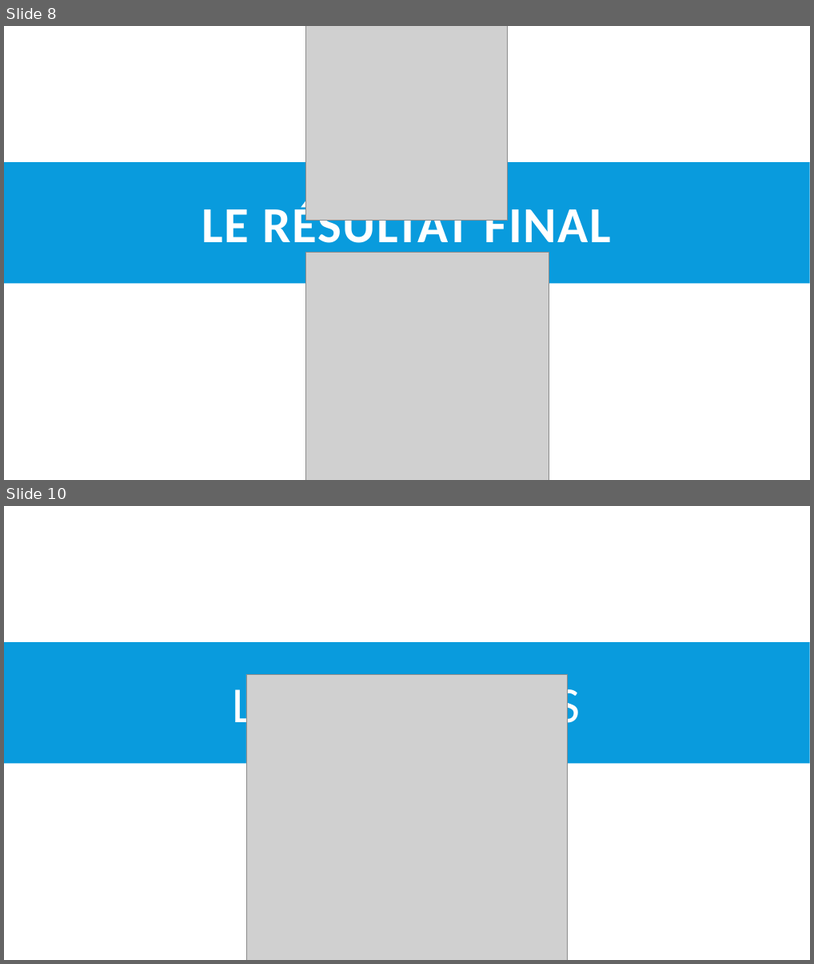
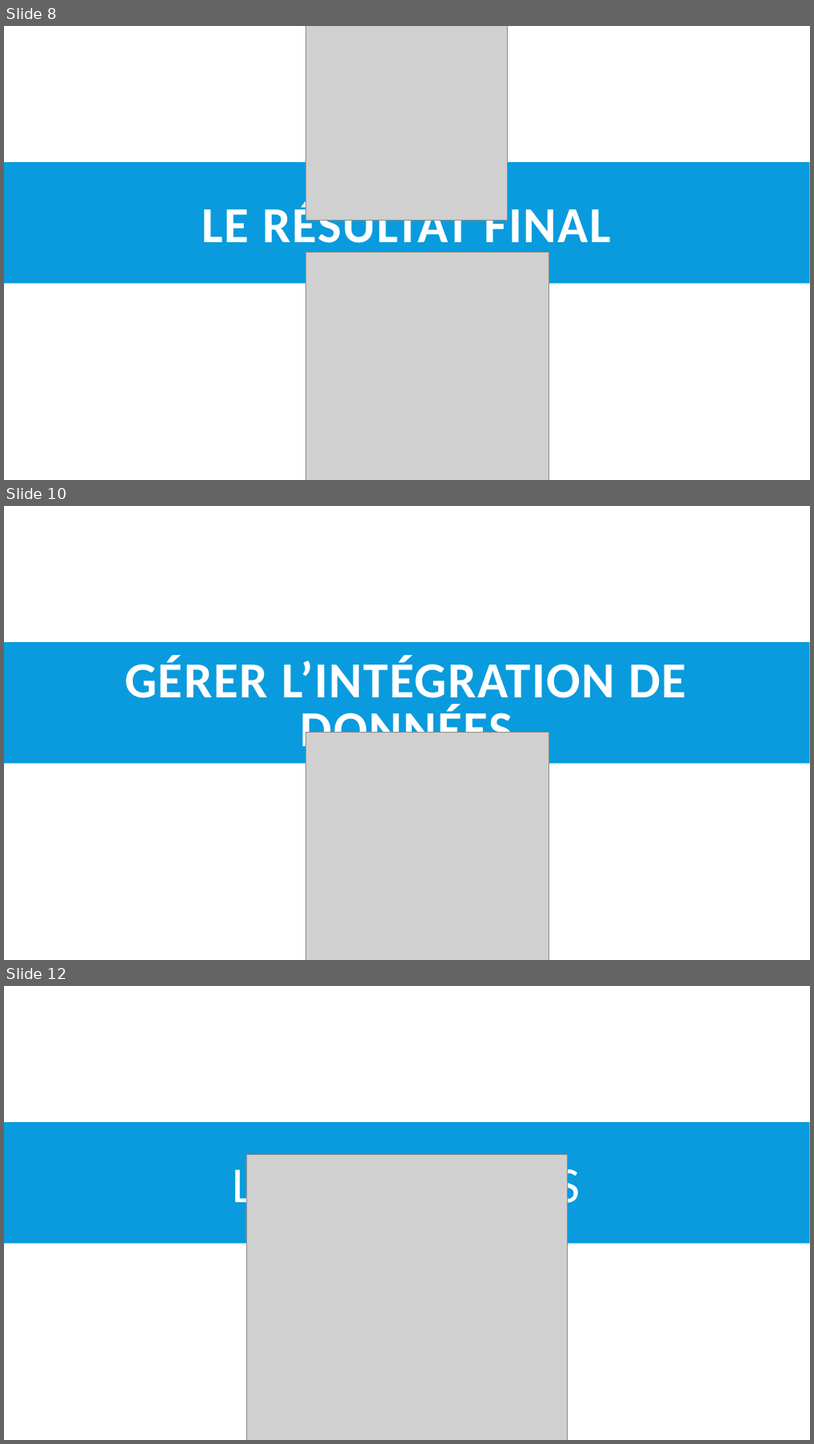
Before and after one commit to GrischK/EuroVelo-5, a slide deck: Ressources/Présentation Projet/Vélodyssée.pptx. Shown one above the other, each under a label of ours: slides 8 and 10 before the commit, slides 8, 10 and 12 after it; the slides between them are not shown. The pictures are 814x964 and 814x1444 pixels, drawn with LibreOffice and Linux fonts; fonts in the diff are those of the drawing; grey boxes stand for pictures. Boxes give left, top, right and bottom in pixels: in the first picture for what was removed or moved away, otherwise in the second. Text is boxed around its words. In the diff, an @@ line names an element or a change of style, - is before the commit and + after.

```diff
--- a/Ressources/Présentation Projet/Vélodyssée.pptx
+++ b/Ressources/Présentation Projet/Vélodyssée.pptx
@@ slide 10 added at bbox=[4, 506, 810, 960], background #FFFFFF; not listed: 1 template element that a slide beside it also shows @@
@@ title added at bbox=[125, 656, 686, 758], 60 pt, text #FFFFFF, bold @@
+GÉRER L’INTÉGRATION DE DONNÉES
@@ picture added at bbox=[306, 732, 549, 960] @@
@@ what was slide 10 is now slide 12 @@
```
Also in this commit, not shown: 3 slides changed, 1 other slide added, 1 slide removed.
